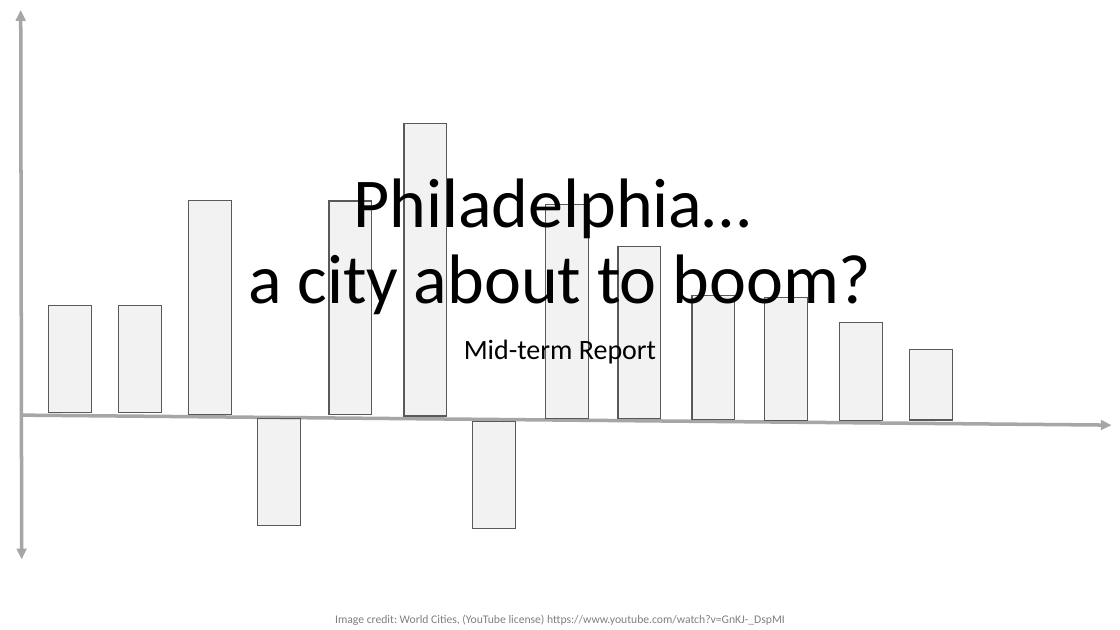
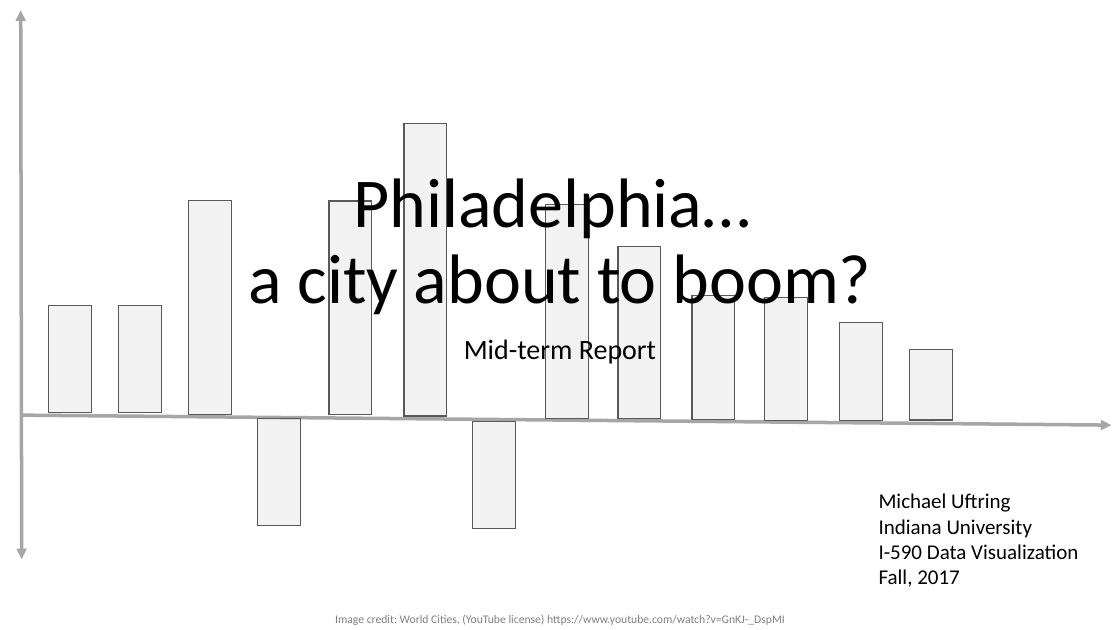
Before and after one commit to muftring/iu-datavis, a slide deck: slide 1 of project/mid-term-presentation.pptx. Drawn at 1120x630 pixels with LibreOffice and Linux fonts; fonts in the diff are those of the drawing; background and template pictures are left out. Boxes give left, top, right and bottom in pixels: in the first picture for what was removed or moved away, otherwise in the second. Text is boxed around its words. In the diff, an @@ line names an element or a change of style, - is before the commit and + after.

```diff
--- a/project/mid-term-presentation.pptx
+++ b/project/mid-term-presentation.pptx
@@ text added at (x1=879, y1=493, x2=1078, y2=587), 18 pt, text #000000 @@
+Michael Uftring
+Indiana University
+I-590 Data Visualization
+Fall, 2017
```
Also in this commit, not shown: 11 other slides changed, 2 slides added, 2 slides removed, 32 other files.
